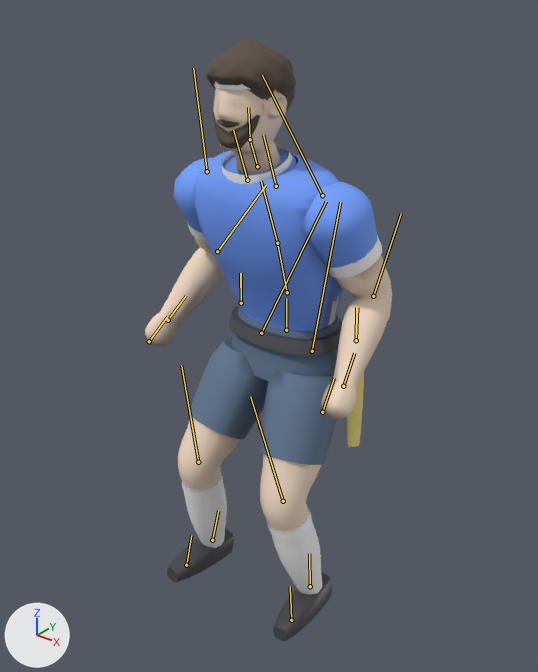
The glTF model flagster/lib/flagplayer.glb: old version first, new version second.
Camera for both pictures: a 50 mm lens placed at (1.252, -1.652, 1.927), pointed at (-0.008, -0.076, 0.95). Every picture has the same lights, and +X, +Y and +Z are marked at lower left. The picture after the commit comes second. Both versions are drawn at frame 46 of the action 'Idle'; the numbers are the values there. The bones that bend it are drawn over the model as lines.

The first picture shows 'band', 'beard_full', 'belt', 'flag', 'hair_afro', 'hair_fade', 'hair_locs', 'head', 'jersey', 'shoes', 'shorts', 'skin', 'socks', 'trim'.
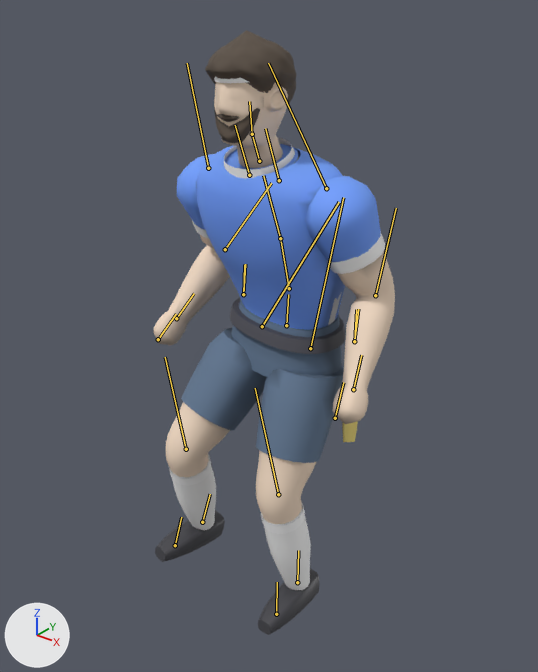
Pixel boxes (x1, y1, x2, y2) of what changed, in the pictures (538 x 672 px):
'jersey', posed: before (174, 149, 377, 332); after (177, 144, 381, 330)
'skin', posed: before (145, 145, 392, 532); after (153, 138, 395, 524)
'shorts', posed (9% wider): before (189, 305, 339, 465); after (181, 299, 344, 463)
'shoes', posed (10% taller): before (167, 528, 332, 642); after (155, 510, 320, 635)
'socks', posed (8% taller): before (182, 470, 322, 595); after (169, 455, 311, 590)
'hair_afro', posed: before (206, 37, 296, 96); after (205, 30, 297, 89)
'trim', posed (7% wider): before (181, 143, 382, 541); after (169, 138, 385, 534)
'head', posed: before (213, 87, 287, 155); after (214, 82, 288, 149)
'belt', posed (12% taller): before (229, 305, 342, 355); after (230, 298, 346, 354)
'beard_full', posed: before (213, 112, 260, 149); after (214, 107, 260, 143)
'flag', posed: before (238, 303, 364, 447); after (342, 421, 358, 442)
'hair_locs', posed (mostly hidden): before (212, 50, 295, 114); after (209, 42, 296, 107)
bone 'Hips', root to tip: before (286, 330) to (286, 298); after (286, 325) to (288, 294)
bone 'Spine', root to tip: before (287, 292) to (277, 243); after (289, 288) to (280, 238)
bone 'Chest', root to tip: before (277, 243) to (261, 181); after (280, 238) to (263, 175)
bone 'Head', root to tip: before (250, 139) to (248, 107); after (252, 134) to (249, 101)
bone 'UpperArm_L', root to tip: before (322, 195) to (262, 75); after (326, 188) to (268, 63)
bone 'LowerArm_L', root to tip: before (373, 296) to (401, 213); after (375, 295) to (396, 208)
bone 'UpperArm_R', root to tip: before (207, 171) to (193, 68); after (208, 168) to (187, 63)
bone 'LowerArm_R', root to tip: before (217, 251) to (266, 185); after (225, 249) to (271, 183)
bone 'UpperLeg_L', root to tip: before (312, 351) to (340, 202); after (310, 348) to (343, 197)
bone 'LowerLeg_L', root to tip: before (283, 501) to (250, 396); after (278, 494) to (255, 388)
bone 'Foot_L', root to tip: before (310, 586) to (309, 553); after (297, 582) to (298, 550)
bone 'UpperLeg_R', root to tip: before (261, 333) to (326, 201); after (262, 326) to (339, 202)
bone 'LowerLeg_R', root to tip: before (198, 462) to (181, 365); after (186, 449) to (165, 357)
bone 'Foot_R', root to tip: before (212, 540) to (218, 510); after (202, 522) to (210, 494)
bone 'Flag_L', root to tip: before (356, 340) to (356, 307); after (354, 341) to (356, 309)
bone 'Flag_R', root to tip: before (241, 303) to (241, 273); after (243, 294) to (245, 264)

Diff of the bpy script that builds the scene:
```diff
--- a/flagster/lib/flagplayer.glb.py
+++ b/flagster/lib/flagplayer.glb.py
@@ bone_hips @@
 bone_hips = bpy.data.objects['FlagPlayerRig'].pose.bones['Hips']
-bone_hips.location = (0.0, -0.057, 0.0)
-bone_hips.rotation_quaternion = (1.0, 0.0, 0.0, 0.0)  # degrees (0, 0, 0)
+bone_hips.location = (0.0, -0.042, 0.0)
+bone_hips.rotation_quaternion = (0.999, 0.001, -0.022, -0.03)  # degrees (0, -3, -3)
@@ bone_spine @@
 bone_spine = bpy.data.objects['FlagPlayerRig'].pose.bones['Spine']  # child of 'Hips'
-bone_spine.rotation_quaternion = (0.991, 0.136, 0.004, 0.001)  # degrees (16, 0, 0)
+bone_spine.rotation_quaternion = (0.991, 0.131, 0.013, 0.018)  # degrees (15, 1, 2)
@@ bone_chest @@
 bone_chest = bpy.data.objects['FlagPlayerRig'].pose.bones['Chest']  # child of 'Spine'
-bone_chest.rotation_quaternion = (0.999, 0.044, -0.006, 0.0)  # degrees (5, -1, 0)
+bone_chest.rotation_quaternion = (0.999, 0.048, 0.022, 0.012)  # degrees (6, 2, 2)
@@ bone_head @@
 bone_head = bpy.data.objects['FlagPlayerRig'].pose.bones['Head']  # child of 'Neck'
-bone_head.rotation_quaternion = (0.989, -0.145, 0.012, -0.002)  # degrees (-17, 1, 0)
+bone_head.rotation_quaternion = (0.99, -0.14, -0.011, 0.012)  # degrees (-16, -1, 1)
@@ bone_upperarm_l @@
 bone_upperarm_l = bpy.data.objects['FlagPlayerRig'].pose.bones['UpperArm_L']  # child of 'Shoulder_L'
-bone_upperarm_l.rotation_quaternion = (0.99, 0.028, -0.004, 0.136)  # degrees (3, -1, 16)
+bone_upperarm_l.rotation_quaternion = (0.989, -0.009, 0.001, 0.144)  # degrees (-1, 0, 17)
@@ bone_lowerarm_l @@
 bone_lowerarm_l = bpy.data.objects['FlagPlayerRig'].pose.bones['LowerArm_L']  # child of 'UpperArm_L'
-bone_lowerarm_l.rotation_quaternion = (0.818, -0.557, -0.099, 0.103)  # degrees (-69, -3, 16)
+bone_lowerarm_l.rotation_quaternion = (0.855, -0.499, -0.106, 0.095)  # degrees (-61, -5, 16)
@@ bone_upperarm_r @@
 bone_upperarm_r = bpy.data.objects['FlagPlayerRig'].pose.bones['UpperArm_R']  # child of 'Shoulder_R'
-bone_upperarm_r.rotation_quaternion = (0.99, 0.028, 0.004, -0.136)  # degrees (3, 1, -16)
+bone_upperarm_r.rotation_quaternion = (0.992, 0.043, 0.005, -0.115)  # degrees (5, 1, -13)
@@ bone_lowerarm_r @@
 bone_lowerarm_r = bpy.data.objects['FlagPlayerRig'].pose.bones['LowerArm_R']  # child of 'UpperArm_R'
-bone_lowerarm_r.rotation_quaternion = (0.818, -0.557, 0.099, -0.103)  # degrees (-69, 3, -16)
+bone_lowerarm_r.rotation_quaternion = (0.798, -0.585, 0.095, -0.106)  # degrees (-73, 2, -16)
@@ bone_upperleg_l @@
 bone_upperleg_l = bpy.data.objects['FlagPlayerRig'].pose.bones['UpperLeg_L']  # child of 'Hips'
-bone_upperleg_l.rotation_quaternion = (0.968, -0.241, 0.016, 0.063)  # degrees (-28, 3, 7)
+bone_upperleg_l.rotation_quaternion = (0.976, -0.208, 0.014, 0.064)  # degrees (-24, 3, 7)
@@ bone_lowerleg_l @@
 bone_lowerleg_l = bpy.data.objects['FlagPlayerRig'].pose.bones['LowerLeg_L']  # child of 'UpperLeg_L'
-bone_lowerleg_l.rotation_quaternion = (0.934, 0.358, 0.0, 0.0)  # degrees (42, 0, 0)
+bone_lowerleg_l.rotation_quaternion = (0.954, 0.301, 0.0, 0.0)  # degrees (35, 0, 0)
@@ bone_foot_l @@
 bone_foot_l = bpy.data.objects['FlagPlayerRig'].pose.bones['Foot_L']  # child of 'LowerLeg_L'
-bone_foot_l.rotation_quaternion = (0.986, -0.165, 0.0, 0.0)  # degrees (-19, 0, 0)
+bone_foot_l.rotation_quaternion = (0.99, -0.139, 0.0, 0.0)  # degrees (-16, 0, 0)
@@ bone_upperleg_r @@
 bone_upperleg_r = bpy.data.objects['FlagPlayerRig'].pose.bones['UpperLeg_R']  # child of 'Hips'
-bone_upperleg_r.rotation_quaternion = (0.957, -0.283, -0.018, -0.062)  # degrees (-33, -4, -6)
+bone_upperleg_r.rotation_quaternion = (0.946, -0.317, -0.021, -0.062)  # degrees (-37, -4, -6)
@@ bone_lowerleg_r @@
 bone_lowerleg_r = bpy.data.objects['FlagPlayerRig'].pose.bones['LowerLeg_R']  # child of 'UpperLeg_R'
-bone_lowerleg_r.rotation_quaternion = (0.924, 0.383, 0.0, 0.0)  # degrees (45, 0, 0)
+bone_lowerleg_r.rotation_quaternion = (0.899, 0.438, 0.0, 0.0)  # degrees (52, 0, 0)
@@ bone_foot_r @@
 bone_foot_r = bpy.data.objects['FlagPlayerRig'].pose.bones['Foot_R']  # child of 'LowerLeg_R'
-bone_foot_r.rotation_quaternion = (0.983, -0.182, 0.0, 0.0)  # degrees (-21, 0, 0)
+bone_foot_r.rotation_quaternion = (0.978, -0.208, 0.0, 0.0)  # degrees (-24, 0, 0)
@@ bone_flag_l @@
 bone_flag_l = bpy.data.objects['FlagPlayerRig'].pose.bones['Flag_L']  # child of 'Socket_Flag_L'
-bone_flag_l.rotation_quaternion = (1.0, 0.0, 0.0, 0.016)  # degrees (0, 0, 2)
+bone_flag_l.rotation_quaternion = (1.0, 0.027, 0.0, 0.01)  # degrees (3, 0, 1)
@@ bone_flag_r @@
 bone_flag_r = bpy.data.objects['FlagPlayerRig'].pose.bones['Flag_R']  # child of 'Socket_Flag_R'
-bone_flag_r.rotation_quaternion = (1.0, 0.0, 0.0, -0.014)  # degrees (0, 0, -2)
+bone_flag_r.rotation_quaternion = (1.0, -0.027, 0.0, 0.0)  # degrees (-3, 0, 0)
```
